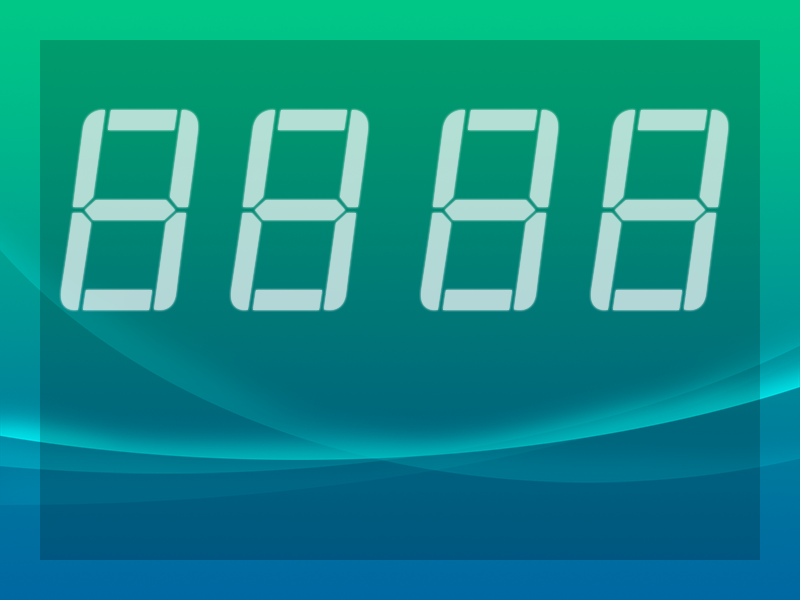
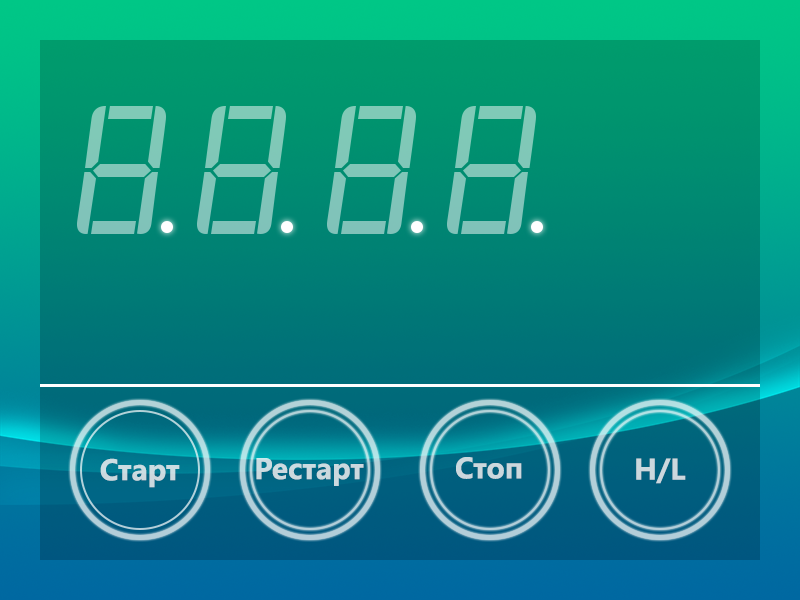
Comparing the layer stacks of the two 800px x 600px images. Changes:
added group "Control Buttons" with 25 layers above "Setup" over [40, 384, 760, 488]
added group "Restart" (1st of 2, in "Control Buttons") with 4 layers in group "Control Buttons" over [256, 458, 364, 486]
added layer "Рестарт" (70%) in group "Restart" over [256, 458, 364, 486]
added group "Start" (1st of 2, in "Control Buttons") with 4 layers in group "Control Buttons" over [100, 458, 180, 488]
moved "Buttons" into group "Setup" over [140, 106, 660, 380]
"Segments4": opacity 70% → 50%, moved it into group "Setup" over [589, 108, 730, 312]
"Segments3": opacity 70% → 50%, moved it into group "Setup" over [410, 106, 560, 312]
"Segments2": opacity 70% → 50%, moved it into group "Setup" over [220, 106, 390, 312]
"Segments1": opacity 70% → 50%, moved it into group "Setup" over [50, 106, 220, 320]
added group "Timer Panel" with 80 layers above "Control Panel" over [70, 106, 550, 240]
added group "Segments 4" with 19 layers in group "Timer Panel" over [440, 106, 550, 240]
added group "Segments white" (1st of 4, in "Timer Panel" › "Segments 4") (50%) with 9 layers in group "Segments 4" over [440, 106, 550, 240]
added group "Segments 3" with 19 layers in group "Timer Panel" over [320, 106, 430, 240]
added group "Segments white" (2nd of 4, in "Timer Panel" › "Segments 3") (50%) with 9 layers in group "Segments 3" over [320, 106, 430, 240]
added group "Segments 2" with 19 layers in group "Timer Panel" over [190, 106, 300, 240]
added group "Segments white" (3rd of 4, in "Timer Panel" › "Segments 2") (50%) with 9 layers in group "Segments 2" over [190, 106, 300, 240]
added group "Segments 1" with 19 layers in group "Timer Panel" over [70, 106, 180, 240]
added group "Segments white" (4th of 4, in "Timer Panel" › "Segments 1") (50%) with 9 layers in group "Segments 1" over [70, 106, 180, 240]
hid "Line 4" over [0, 194, 800, 483]
…and 6 more changes (6 added)
